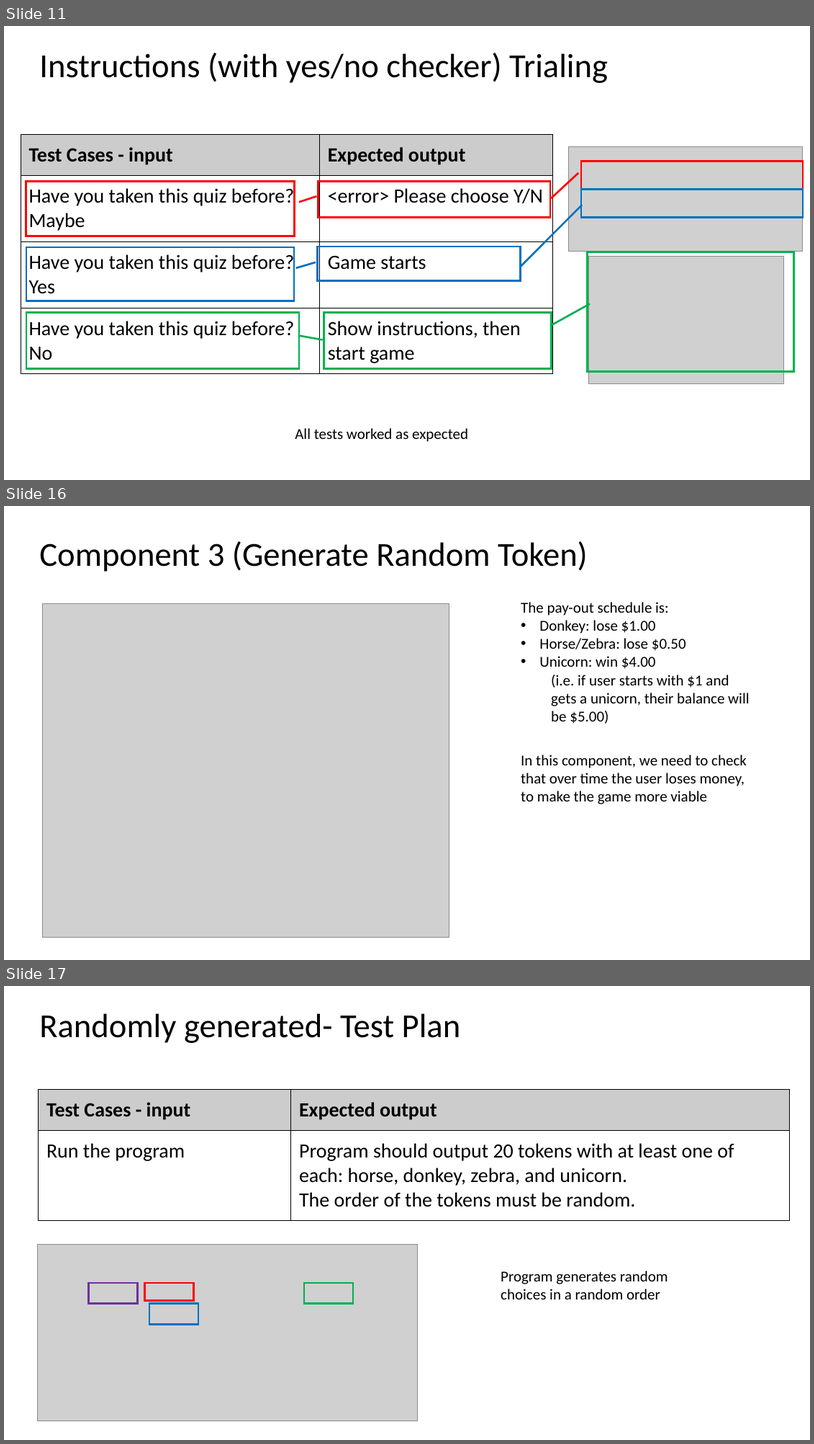
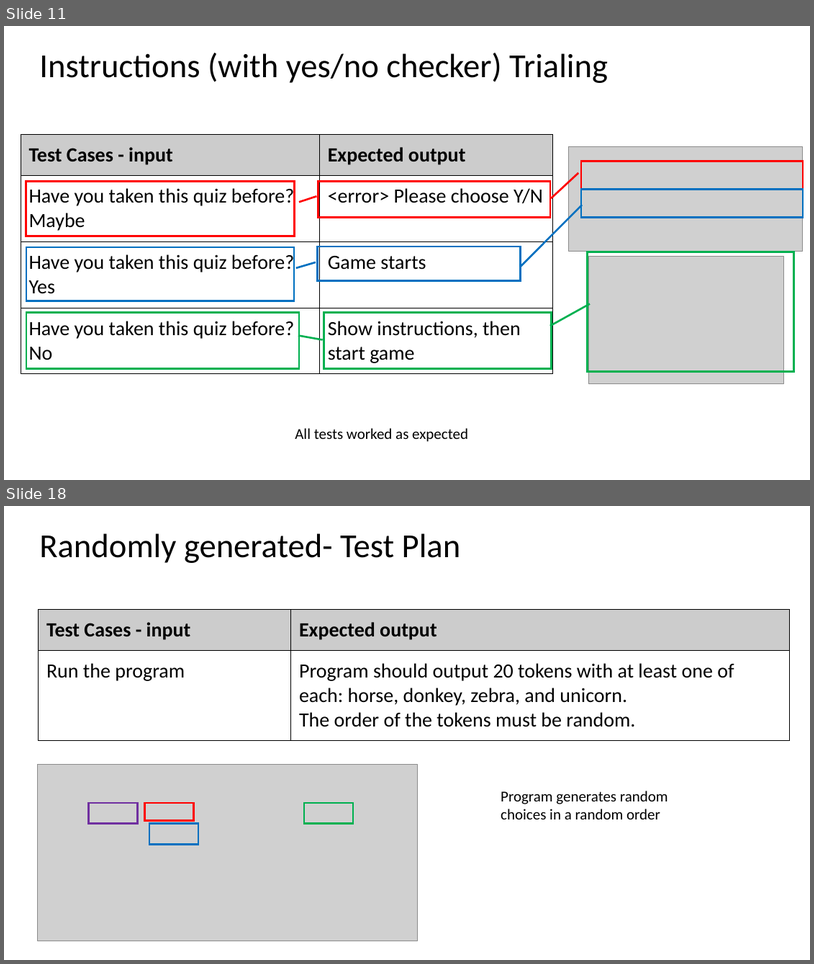
Before and after one commit to jireh-t/Assessment, a slide deck: 1.7 and 1.8 documentation.pptx. Shown one above the other, each under a label of ours: slides 11, 16 and 17 before the commit, slides 11 and 18 after it; the slides between them are not shown. The pictures are 814x1444 and 814x964 pixels, drawn with LibreOffice and Linux fonts; fonts in the diff are those of the drawing; grey boxes stand for pictures. Boxes give left, top, right and bottom in pixels: in the first picture for what was removed or moved away, otherwise in the second. Text is boxed around its words. In the diff, an @@ line names an element or a change of style, - is before the commit and + after.

```diff
--- a/1.7 and 1.8 documentation.pptx
+++ b/1.7 and 1.8 documentation.pptx
@@ slide 16 removed at box(4, 506, 810, 960), background #FFFFFF @@
@@ title removed at box(39, 541, 588, 572) @@
-Component 3 (Generate Random Token)
@@ picture removed at box(42, 603, 449, 937) @@
@@ text removed at box(521, 602, 749, 723) @@
-The pay-out schedule is:
-• Donkey: lose $1.00
-• Horse/Zebra: lose $0.50
-• Unicorn: win $4.00
-  (i.e. if user starts with $1 and gets a unicorn, their balance will be $5.00)
@@ text removed at box(521, 754, 747, 804) @@
-In this component, we need to check that over time the user loses money, to make the game more viable
@@ what was slide 17 is now slide 18 @@
```
Also in this commit, not shown: 3 slides changed, 3 slides added, 1 other slide removed, 2 other files.
